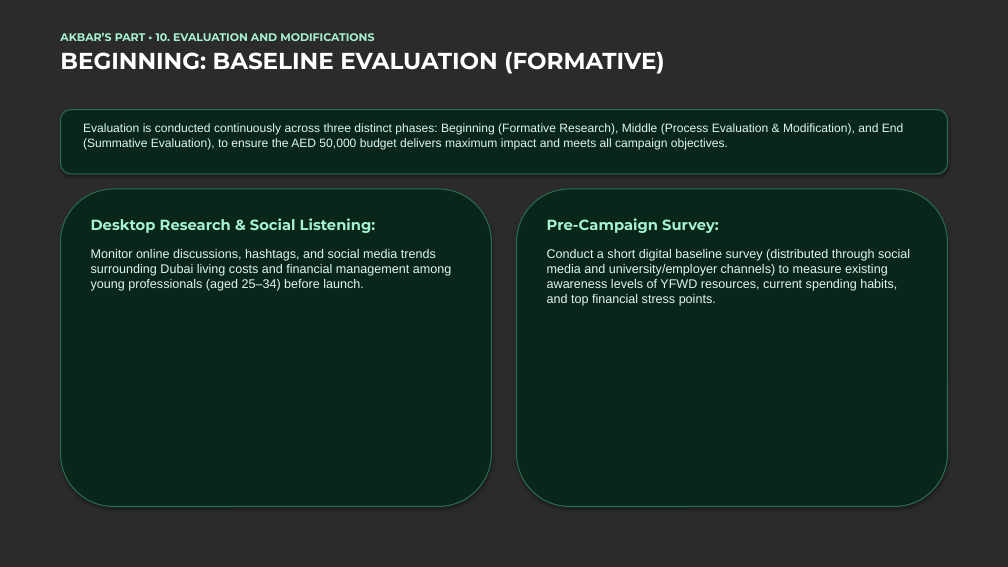
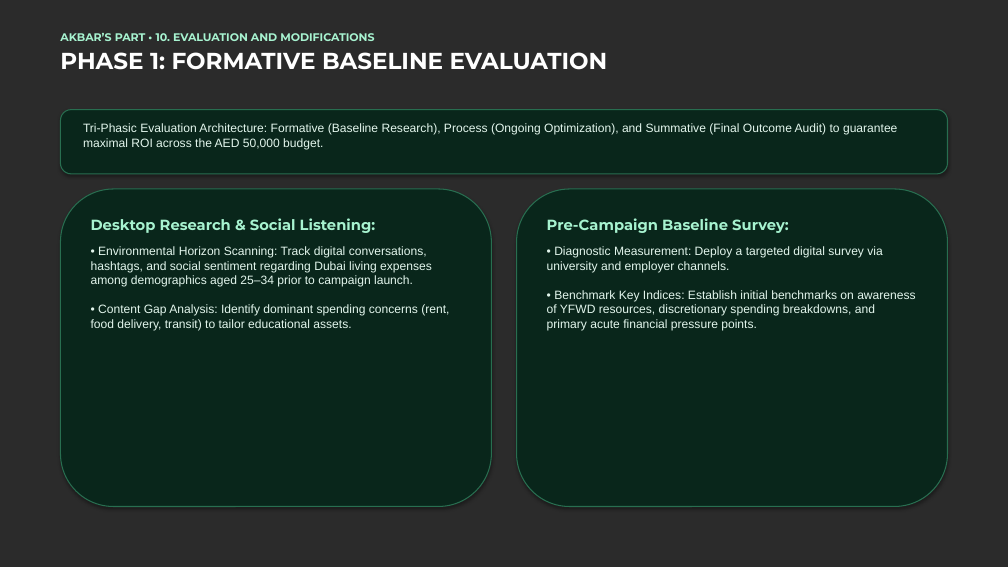
Before and after one commit to balaji4948/dubai-life-smarter-finances-com345, a slide deck: slide 11 of Dubai_Life_Smarter_Finances_COM345.pptx. Drawn at 1008x567 pixels with LibreOffice and Linux fonts; fonts in the diff are those of the drawing; background and template pictures are left out; a plain dark background stands for a picture behind light text. Boxes give left, top, right and bottom in pixels: in the first picture for what was removed or moved away, otherwise in the second. Text is boxed around its words. In the diff, an @@ line names an element or a change of style, - is before the commit and + after.

```diff
--- a/Dubai_Life_Smarter_Finances_COM345.pptx
+++ b/Dubai_Life_Smarter_Finances_COM345.pptx
@@ text at (x1=60, y1=52, x2=608, y2=70): text changed @@
-BEGINNING: BASELINE EVALUATION (FORMATIVE)
+PHASE 1: FORMATIVE BASELINE EVALUATION
@@ text at (x1=83, y1=123, x2=897, y2=150): text changed @@
-Evaluation is conducted continuously across three distinct phases: Beginning (Formative Research), Middle (Process Evaluation & Modification), and End (Summative Evaluation), to ensure the AED 50,000 budget delivers maximum impact and meets all campaign objectives.
+Tri-Phasic Evaluation Architecture: Formative (Baseline Research), Process (Ongoing Optimization), and Summative (Final Outcome Audit) to guarantee maximal ROI across the AED 50,000 budget.
@@ text at (x1=547, y1=218, x2=915, y2=330): text changed; size 12 to 11.5 pt @@
-Pre-Campaign Survey:
-Conduct a short digital baseline survey (distributed through social media and university/employer channels) to measure existing awareness levels of YFWD resources, current spending habits, and top financial stress points.
+Pre-Campaign Baseline Survey:
+• Diagnostic Measurement: Deploy a targeted digital survey via university and employer channels.
+• Benchmark Key Indices: Establish initial benchmarks on awareness of YFWD resources, discretionary spending breakdowns, and primary acute financial pressure points.
@@ text at (x1=91, y1=246, x2=449, y2=330): text changed; size 12 to 11.5 pt @@
-Monitor online discussions, hashtags, and social media trends surrounding Dubai living costs and financial management among young professionals (aged 25–34) before launch.
+• Environmental Horizon Scanning: Track digital conversations, hashtags, and social sentiment regarding Dubai living expenses among demographics aged 25–34 prior to campaign launch.
+• Content Gap Analysis: Identify dominant spending concerns (rent, food delivery, transit) to tailor educational assets.
```
Also in this commit, not shown: 10 other slides changed, 2 slides added, 1 slide removed, 4 other files.
